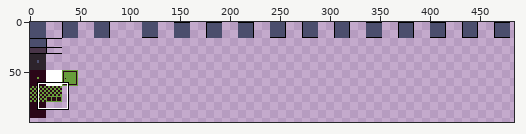
Pixel-art file -- assets/tileset/tileset.ase. Above: a wide view before the commit, with the close-up outlined.
Close-up. Before the commit:
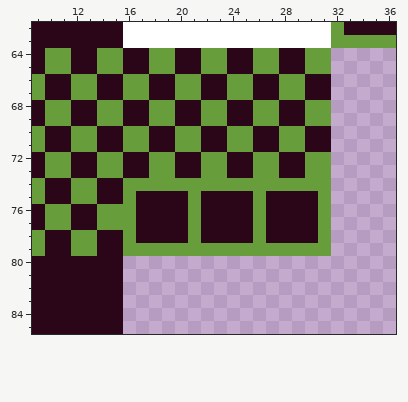
1024x1024 pixels, 1 frame. Shown: x 9..36, y 62..85. The wide view leaves out empty margins.
After:
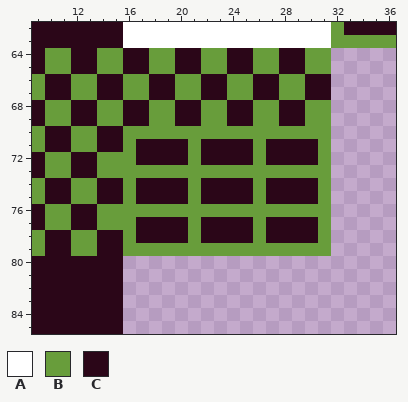
Palette (. is transparent): A #ffffff  B #689d3b  C #2b0618
From old to new:
Colour B replaces colour C in row 70 at x 18 to 19, 22 to 23, 26 to 27 and 30 to 31; in row 71 at x 26 and 31; in row 72 at x 16 and 21; in row 73 at x 16 to 17, 20 to 21, 24 to 25 and 28 to 29; in row 76 at x 17 to 20, 22 to 25 and 27 to 30.
Colour C replaces colour B in row 71 at x 17, 20, 24 to 25 and 28 to 29; in row 72 at x 18 to 19, 22 to 23, 27 and 30; in row 74 at x 17 to 20, 22 to 25 and 27 to 30.
Changed places in both close-ups, as pixel boxes (x1, y1, x2, y2):
changed: (123, 126, 331, 217)
